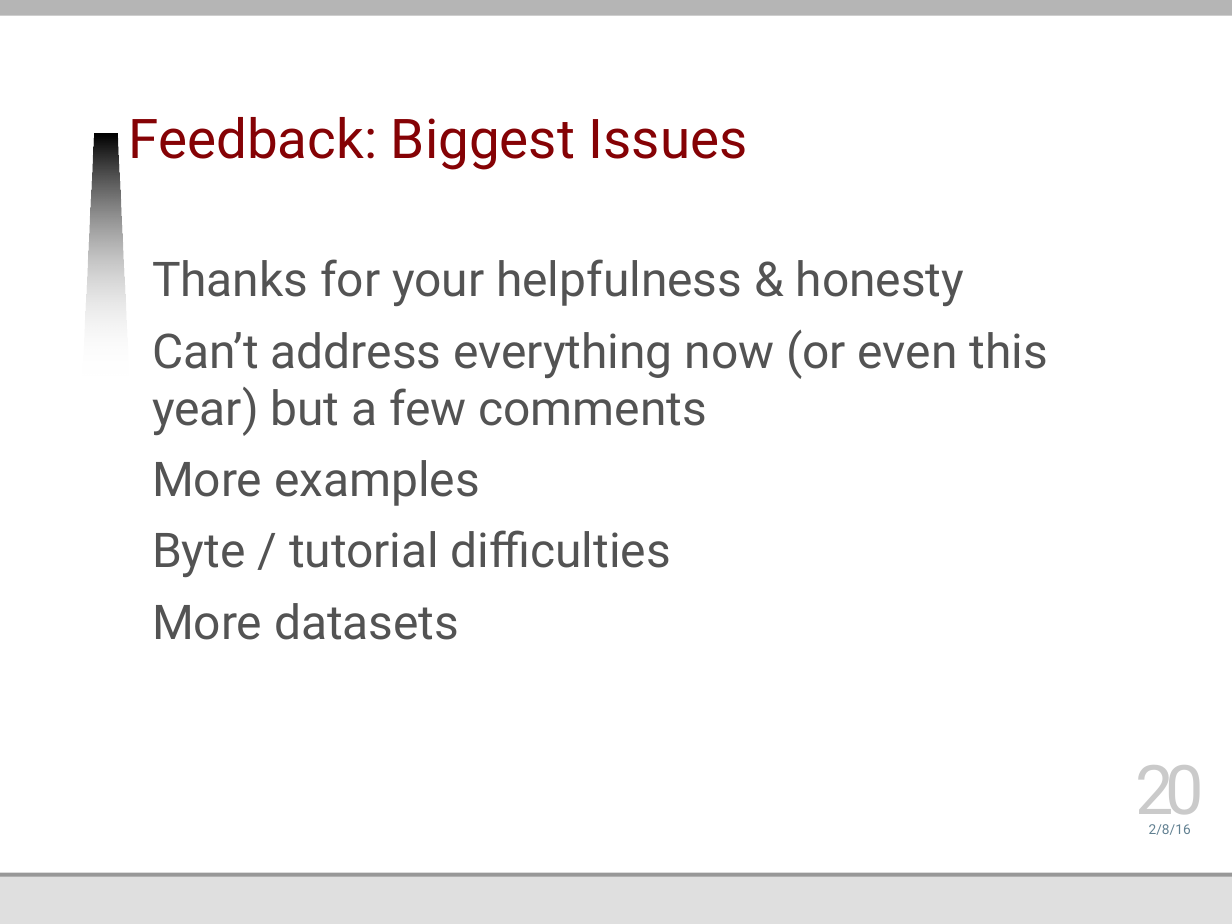
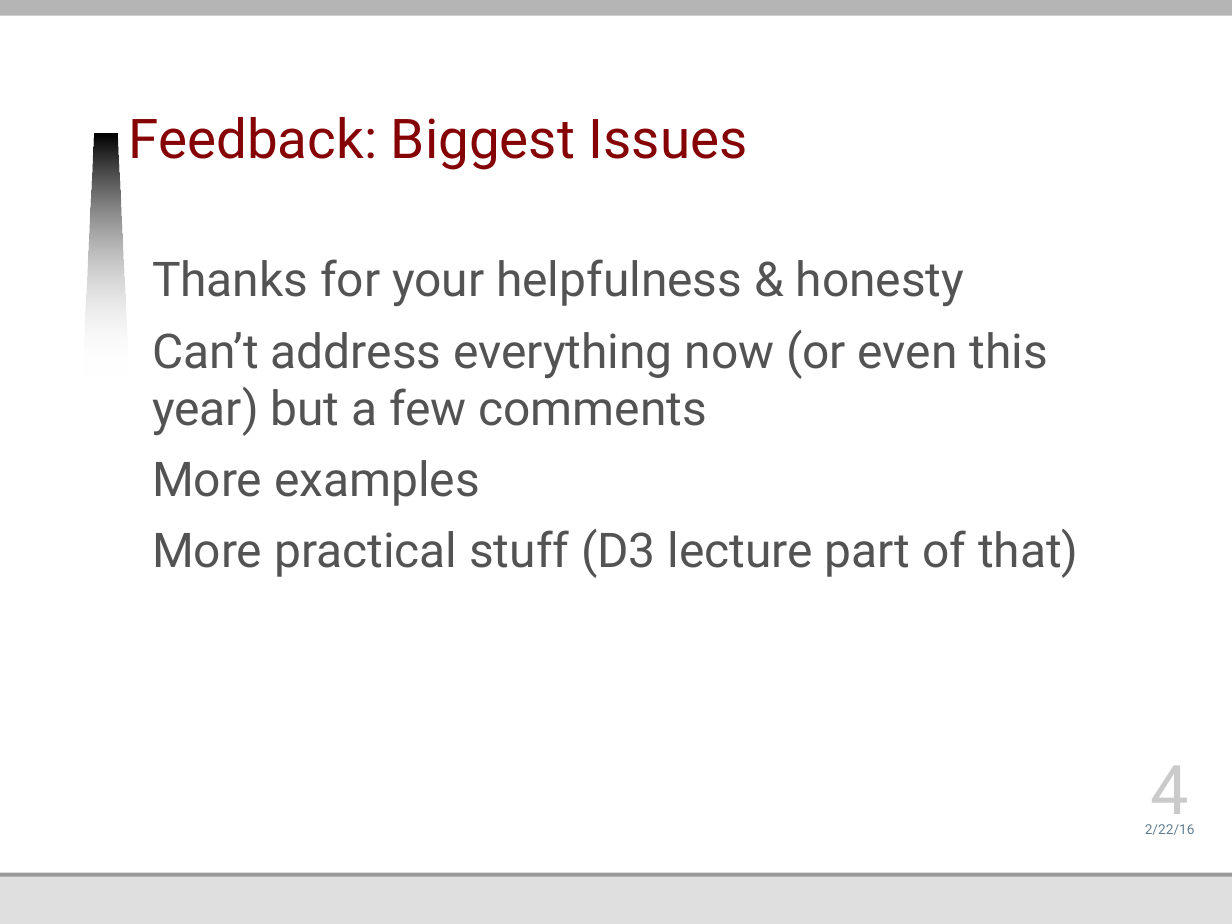
Before and after one commit to jmankoff/data, a slide deck: slide 4 of Lectures/12 Announcements.pptx (slide 20 before the commit). Drawn at 1232x924 pixels with LibreOffice and Linux fonts; fonts in the diff are those of the drawing; background and template pictures are left out. Boxes give left, top, right and bottom in pixels: in the first picture for what was removed or moved away, otherwise in the second. Text is boxed around its words. In the diff, an @@ line names an element or a change of style, - is before the commit and + after.

```diff
--- a/Lectures/12 Announcements.pptx
+++ b/Lectures/12 Announcements.pptx
@@ text at [152,529,1078,578]: text changed @@
-Byte / tutorial difficulties
-More datasets
+More practical stuff (D3 lecture part of that)
@@ page number at [1151,766,1189,830]: text changed @@
-20
+4
@@ text at [1145,824,1195,835]: text changed @@
-2/8/16
+2/22/16
```
Also in this commit, not shown: 8 other slides changed, 2 slides added, 15 slides removed, 10 other files.
